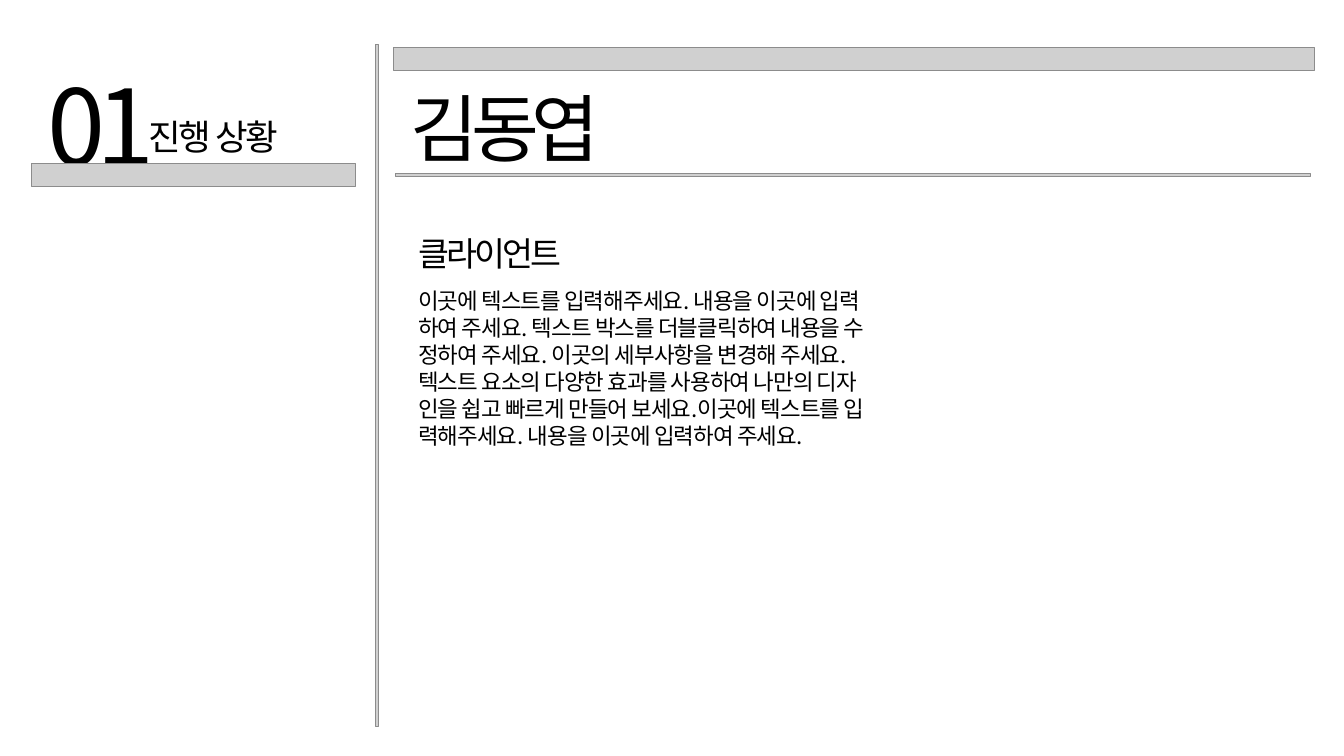
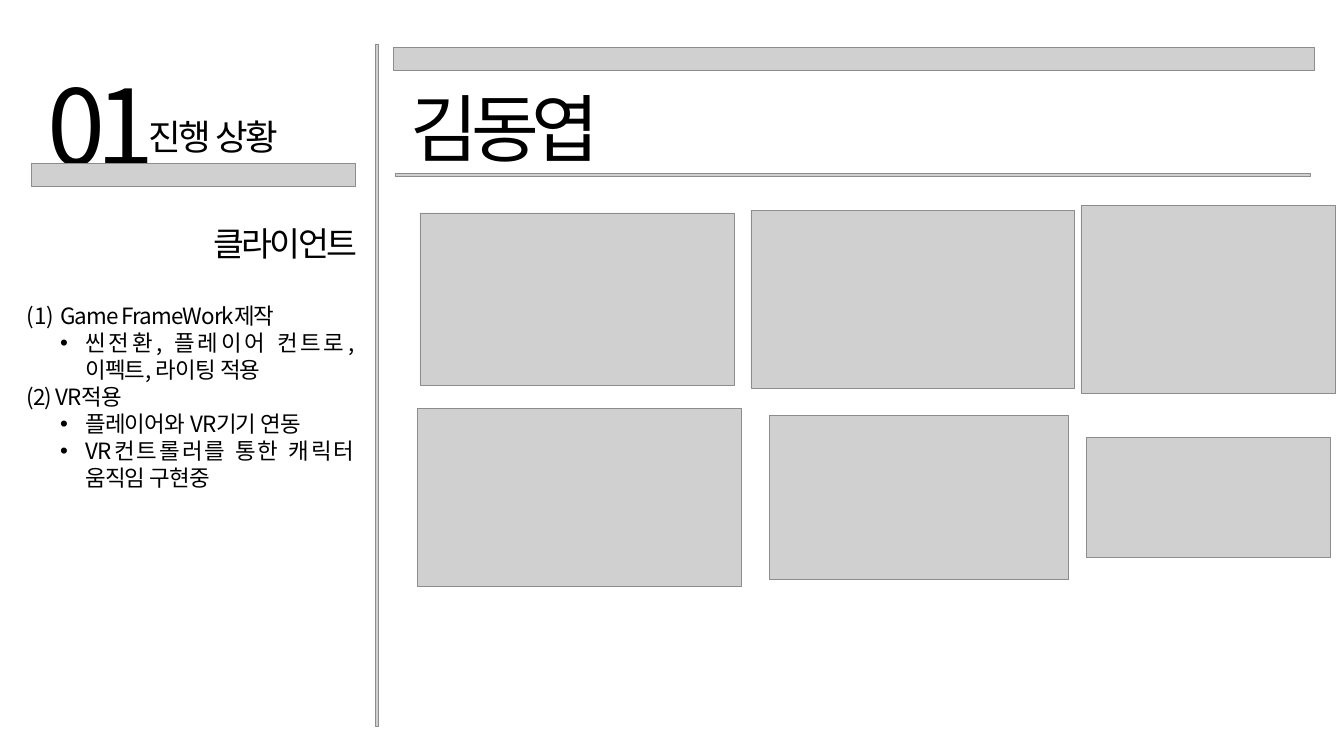
Before and after one commit to Chaeyoung2/FURY, a slide deck: slide 3 of 종합설계1/종합설계1 진행 상황.pptx. Drawn at 1344x756 pixels with LibreOffice and Linux fonts; fonts in the diff are those of the drawing; grey boxes stand for pictures. Boxes give left, top, right and bottom in pixels: in the first picture for what was removed or moved away, otherwise in the second. Text is boxed around its words. In the diff, an @@ line names an element or a change of style, - is before the commit and + after.

```diff
--- a/종합설계1/종합설계1 진행 상황.pptx
+++ b/종합설계1/종합설계1 진행 상황.pptx
@@ picture added at bbox=[1081, 205, 1336, 393] @@
@@ text "클라이언트": place and size @@
-text "클라이언트" at bbox=[418, 238, 561, 269]
+text "클라이언트" at bbox=[214, 228, 357, 259]
@@ picture added at bbox=[420, 213, 734, 386] @@
@@ picture added at bbox=[751, 210, 1075, 388] @@
@@ text added at bbox=[27, 305, 355, 488], 24 pt, text #000000 @@
+(1) Game FrameWork제작
+  • 씬전환, 플레이어 컨트로, 이펙트, 라이팅 적용
+(2) VR적용
+  • 플레이어와 VR기기 연동
+  • VR컨트롤러를 통한 캐릭터 움직임 구현중
@@ text at bbox=[945, 364, 1203, 464]: text changed; size 24 to 22 pt; text colour #000000 to #FFFFFF @@
-이곳에 텍스트를 입력해주세요. 내용을 이곳에 입력
-하여 주세요. 텍스트 박스를 더블클릭하여 내용을 수
-정하여 주세요. 이곳의 세부사항을 변경해 주세요.
-텍스트 요소의 다양한 효과를 사용하여 나만의 디자
-인을 쉽고 빠르게 만들어 보세요.이곳에 텍스트를 입
-력해주세요. 내용을 이곳에 입력하여 주세요.
+이곳에 텍스트를 입력해주세요. 내
+용을 이곳에 입력하여 주세요. 이곳
+에 텍스트를 입력해주세요. 내용을
+이곳에 입력하여 주세요.
@@ picture added at bbox=[417, 409, 741, 587] @@
@@ picture added at bbox=[769, 415, 1068, 579] @@
@@ picture added at bbox=[1086, 437, 1330, 557] @@
```
Also in this commit, not shown: 1 other file.
